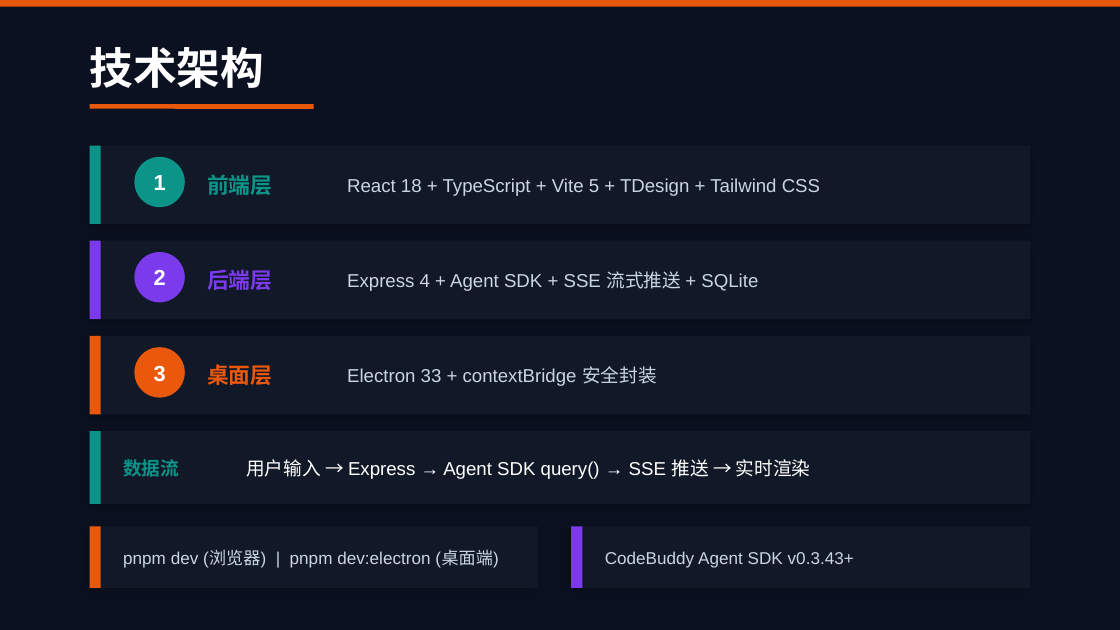
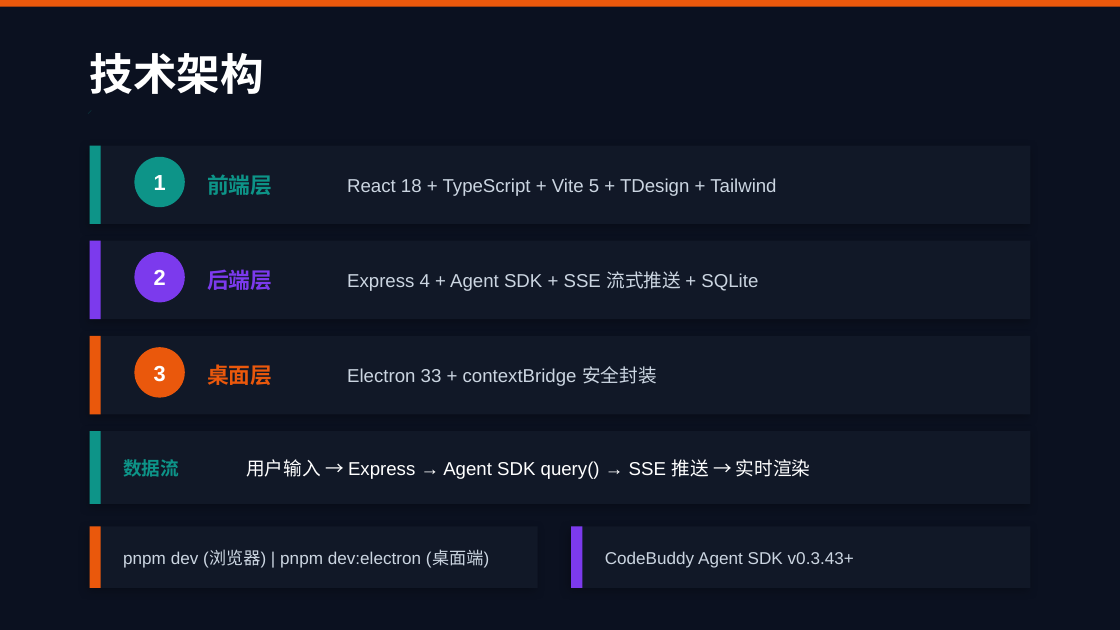
Before and after one commit to XielyCoder/db-standard-checker, a slide deck: slide 10 of docs/DB贯标助手产品演示.pptx (slide 8 before the commit). Drawn at 1120x630 pixels with LibreOffice and Linux fonts; fonts in the diff are those of the drawing. Boxes give left, top, right and bottom in pixels: in the first picture for what was removed or moved away, otherwise in the second. Text is boxed around its words. In the diff, an @@ line names an element or a change of style, - is before the commit and + after.

```diff
--- a/docs/DB贯标助手产品演示.pptx
+++ b/docs/DB贯标助手产品演示.pptx
@@ text "技术架构": place and size @@
-text "技术架构" at <box>90,47,264,88</box>
+text "技术架构" at <box>90,53,264,94</box>
@@ line moved from (90, 106) - (314, 106) to (90, 112) - (90, 112) @@
@@ line (90, 112) - (90, 112): stroke #EA580C 3 pt to #0D9488 3 pt @@
@@ text at <box>347,178,776,196</box>: text changed @@
-React 18 + TypeScript + Vite 5 + TDesign + Tailwind CSS
+React 18 + TypeScript + Vite 5 + TDesign + Tailwind
@@ text "pnpm dev (浏览器) | pnpm ..." rewrapped from <box>123,550,498,568</box> to <box>123,550,489,568</box> @@
```
Also in this commit, not shown: 4 other slides changed, 6 slides added, 4 slides removed, 15 other files.
